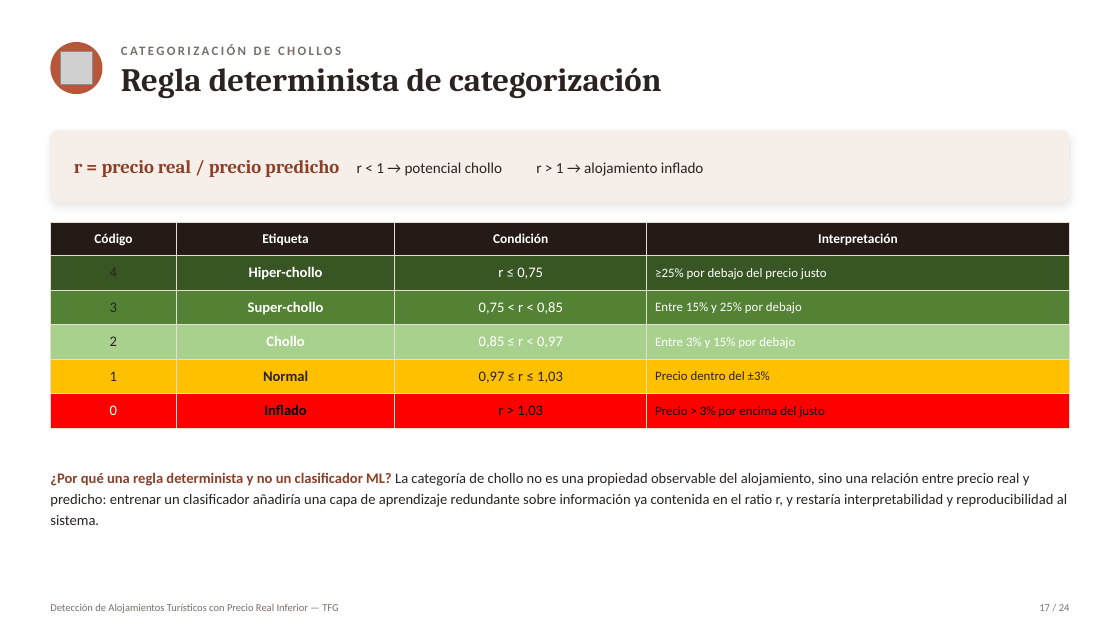
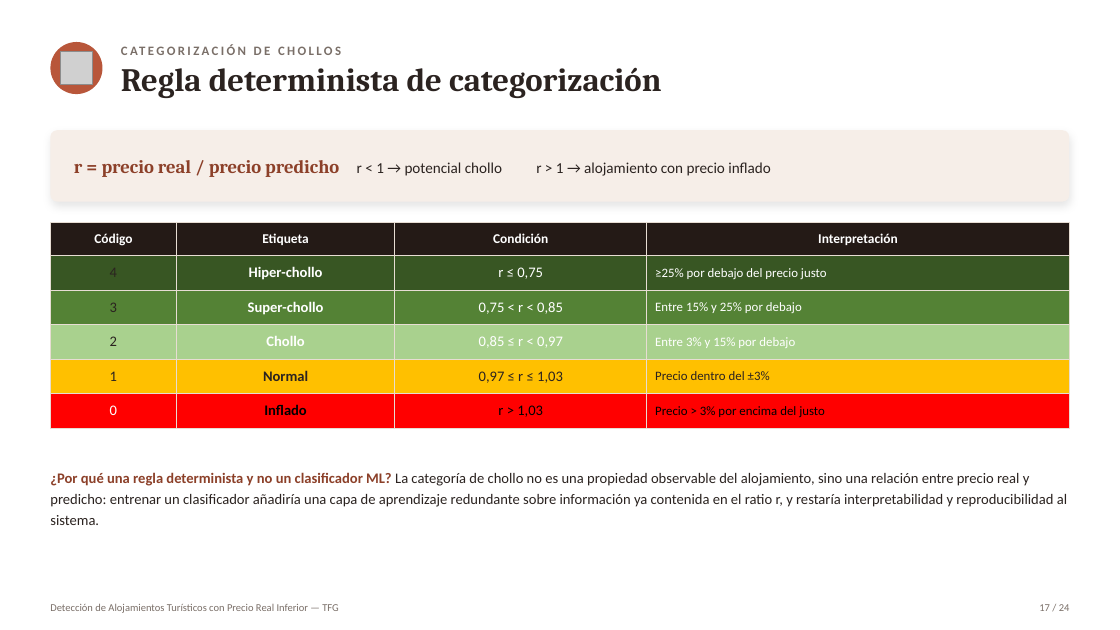
Before and after one commit to Marjimleo3/TFG, a slide deck: slide 17 of TFG_Chollos/Presentacion_Defensa_TFG.pptx. Drawn at 1120x630 pixels with LibreOffice and Linux fonts; fonts in the diff are those of the drawing; grey boxes stand for pictures. Boxes give left, top, right and bottom in pixels: in the first picture for what was removed or moved away, otherwise in the second. Text is boxed around its words. In the diff, an @@ line names an element or a change of style, - is before the commit and + after.

```diff
--- a/TFG_Chollos/Presentacion_Defensa_TFG.pptx
+++ b/TFG_Chollos/Presentacion_Defensa_TFG.pptx
@@ text at (74,160,771,177): text changed @@
-r = precio real / precio predicho r < 1 → potencial chollo r > 1 → alojamiento inflado
+r = precio real / precio predicho r < 1 → potencial chollo r > 1 → alojamiento con precio inflado
```
Also in this commit, not shown: 5 other slides changed.
